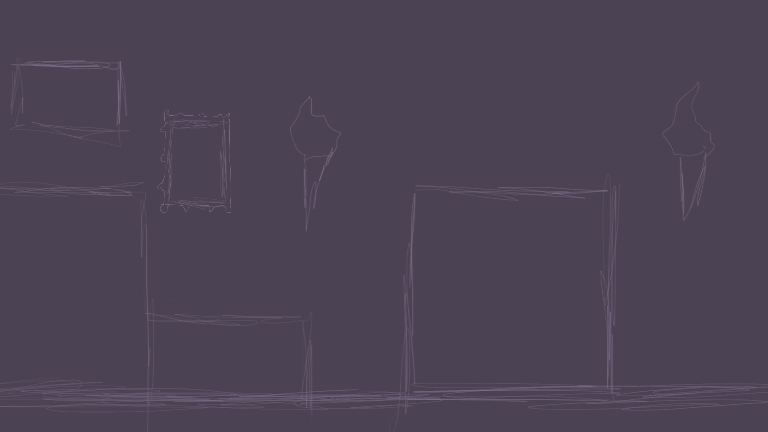
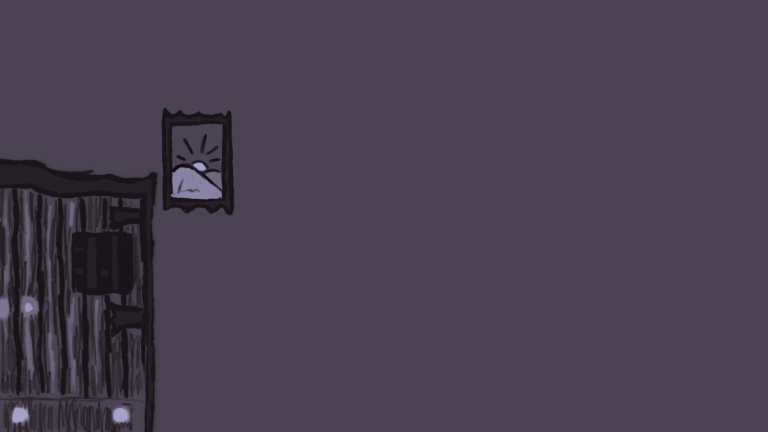
Layer changes from the first 768x432 image to the second:
added layer "portrait copy" above "portrait" over <box>0,57,768,432</box>
added layer "portrait" above "wardrobe_1" over <box>0,57,768,432</box>
hid "Layer 1" over <box>0,57,768,432</box>
removed layer "Layer 0" over <box>0,57,768,432</box>
